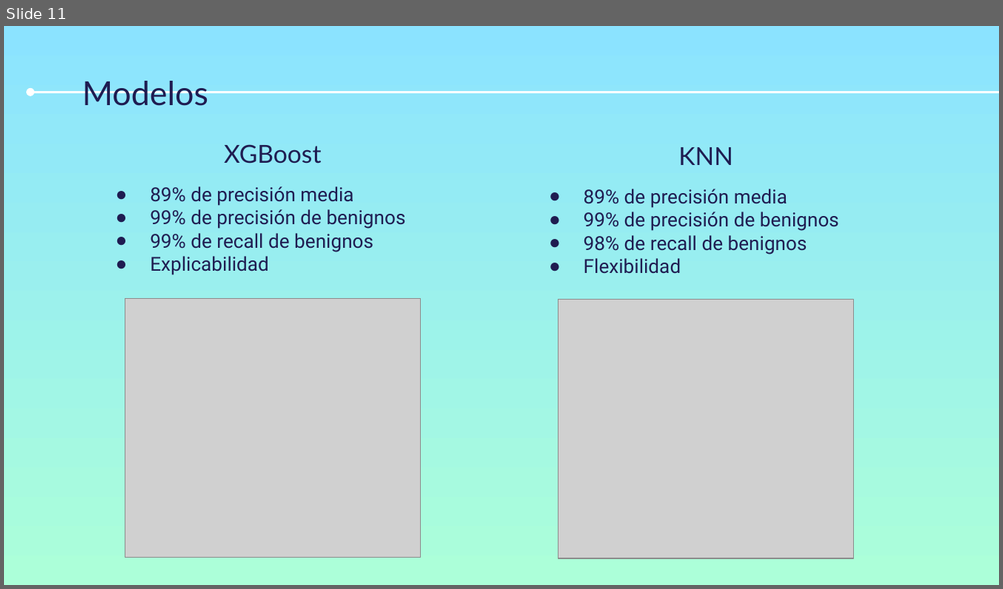
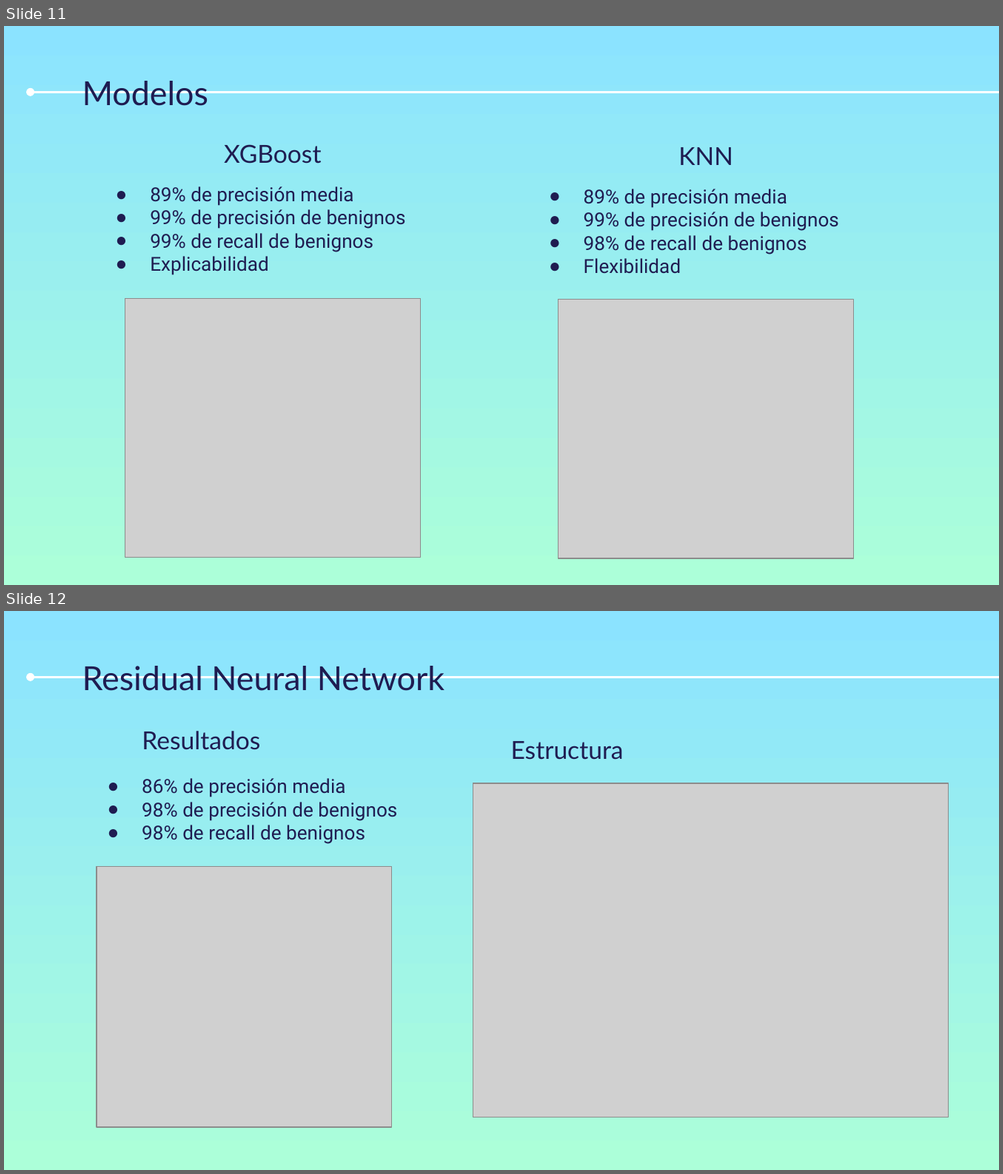
Before and after one commit to AnxoCasal/DDoS-Model-Prediction, a slide deck: Documentacion/Resumen_Proyecto.pptx. Shown one above the other, each under a label of ours: slide 11 before the commit, slides 11 and 12 after it. The pictures are 1003x589 and 1003x1174 pixels, drawn with LibreOffice and Linux fonts; fonts in the diff are those of the drawing; grey boxes stand for pictures. Boxes give left, top, right and bottom in pixels: in the first picture for what was removed or moved away, otherwise in the second. Text is boxed around its words. In the diff, an @@ line names an element or a change of style, - is before the commit and + after.

```diff
--- a/Documentacion/Resumen_Proyecto.pptx
+++ b/Documentacion/Resumen_Proyecto.pptx
@@ slide 12 added at <box>4,611,999,1170</box>, background gradient #8BE3FF to #ACFFD9; not listed: 1 template element that a slide beside it also shows @@
@@ title added at <box>82,666,444,691</box>, 24 pt, text #1F1C51 @@
+Residual Neural Network
@@ title added at <box>142,731,260,750</box>, 18 pt, text #1F1C51 @@
+Resultados
@@ text added at <box>511,741,623,760</box>, 18 pt, text #1F1C51 @@
+Estructura
@@ text added at <box>142,778,397,844</box>, 14 pt, text #1F1C51 @@
+● 86% de precisión media
+● 98% de precisión de benignos
+● 98% de recall de benignos
@@ picture added at <box>472,783,948,1117</box> @@
@@ picture added at <box>96,866,392,1128</box> @@
```
Also in this commit, not shown: 1 slide removed.
